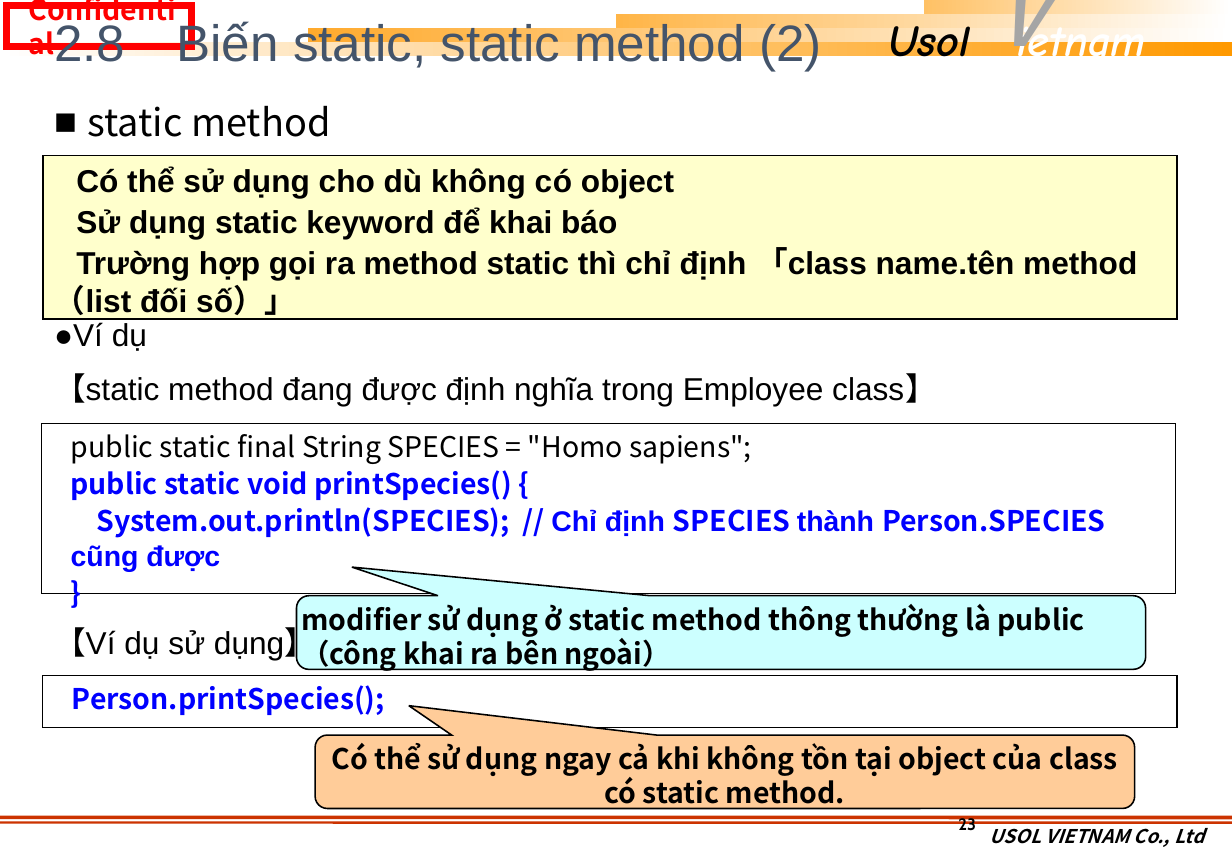
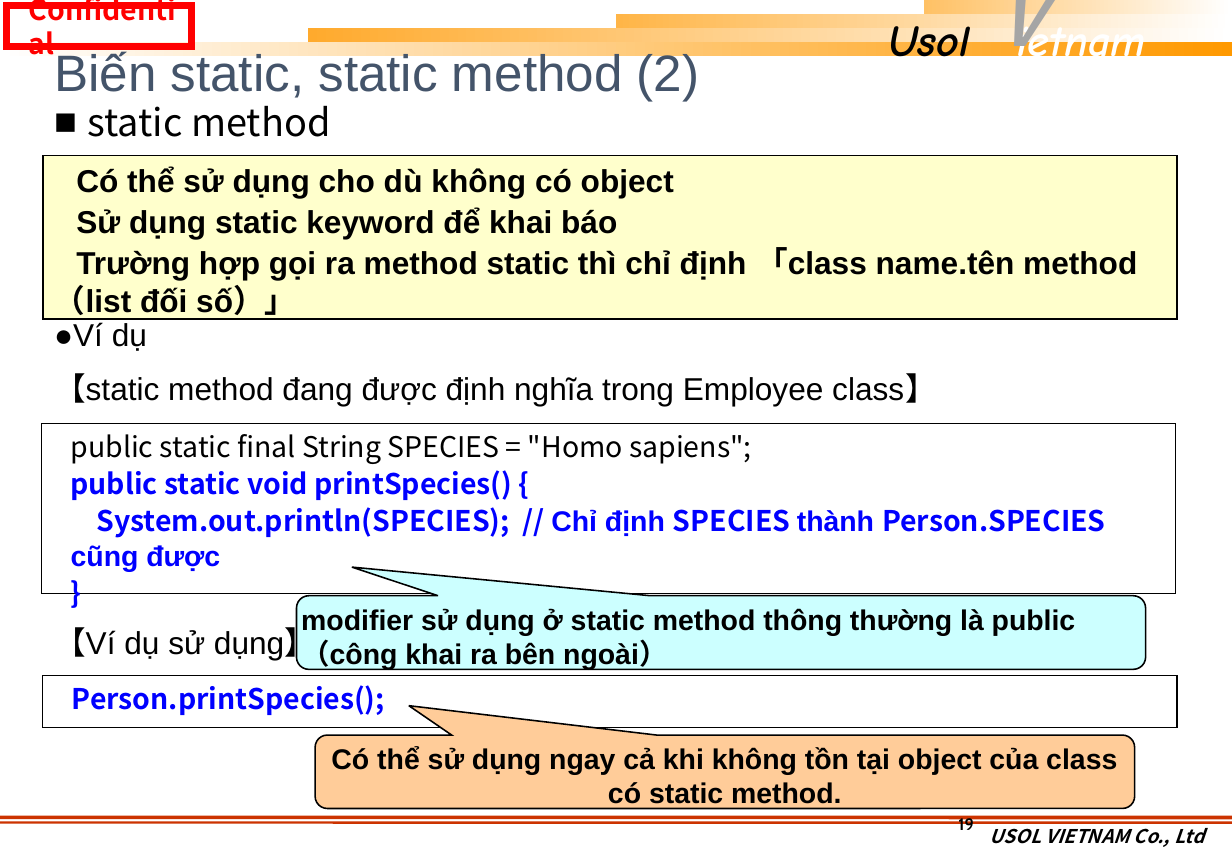
Before and after one commit to khuongmaingoc/javaDoc, a slide deck: slide 19 of Java_Week_5.pptx (slide 23 before the commit). Drawn at 1232x853 pixels with LibreOffice and Linux fonts; fonts in the diff are those of the drawing; background and template pictures are left out. Boxes give left, top, right and bottom in pixels: in the first picture for what was removed or moved away, otherwise in the second. Text is boxed around its words. In the diff, an @@ line names an element or a change of style, - is before the commit and + after.

```diff
--- a/Java_Week_5.pptx
+++ b/Java_Week_5.pptx
@@ title at [54,50,700,101]: text changed @@
-2.8 Biến static, static method (2)
+Biến static, static method (2)
@@ rounded speech box "modifier sử dụng ở static ..." at [297,596,1147,670]: font Noto Sans CJK JP to Arial @@
@@ rounded speech box "Có thể sử dụng ngay ..." at [315,735,1135,809]: font Noto Sans CJK JP to Arial @@
@@ page number at [958,816,973,834]: text changed @@
-23
+19
```
Also in this commit, not shown: 9 other slides changed, 9 slides added, 30 slides removed, 1 other file.
